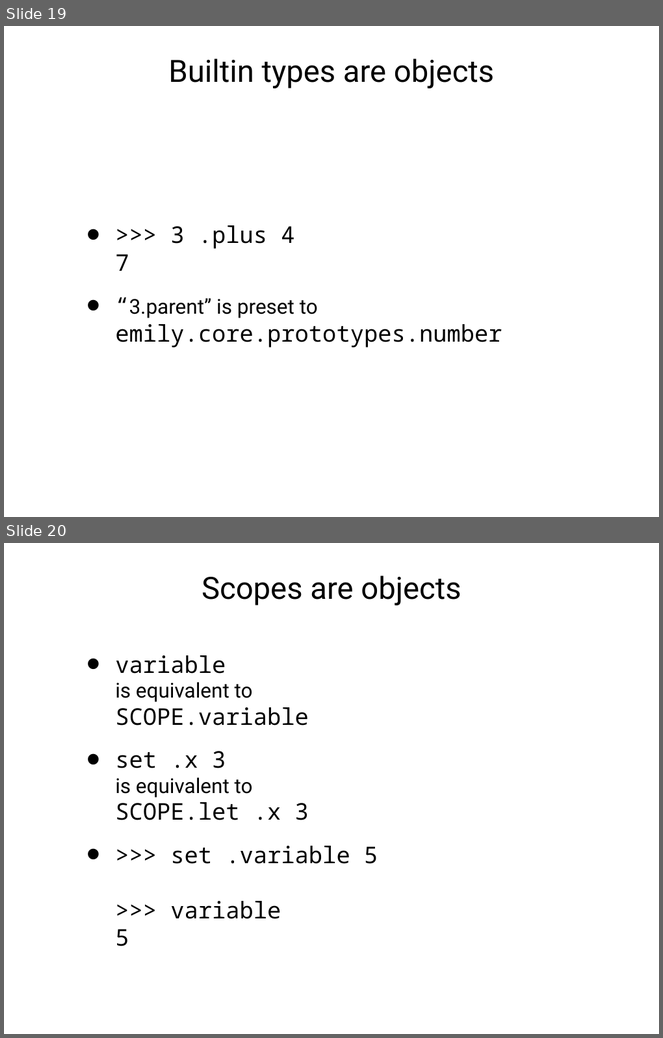
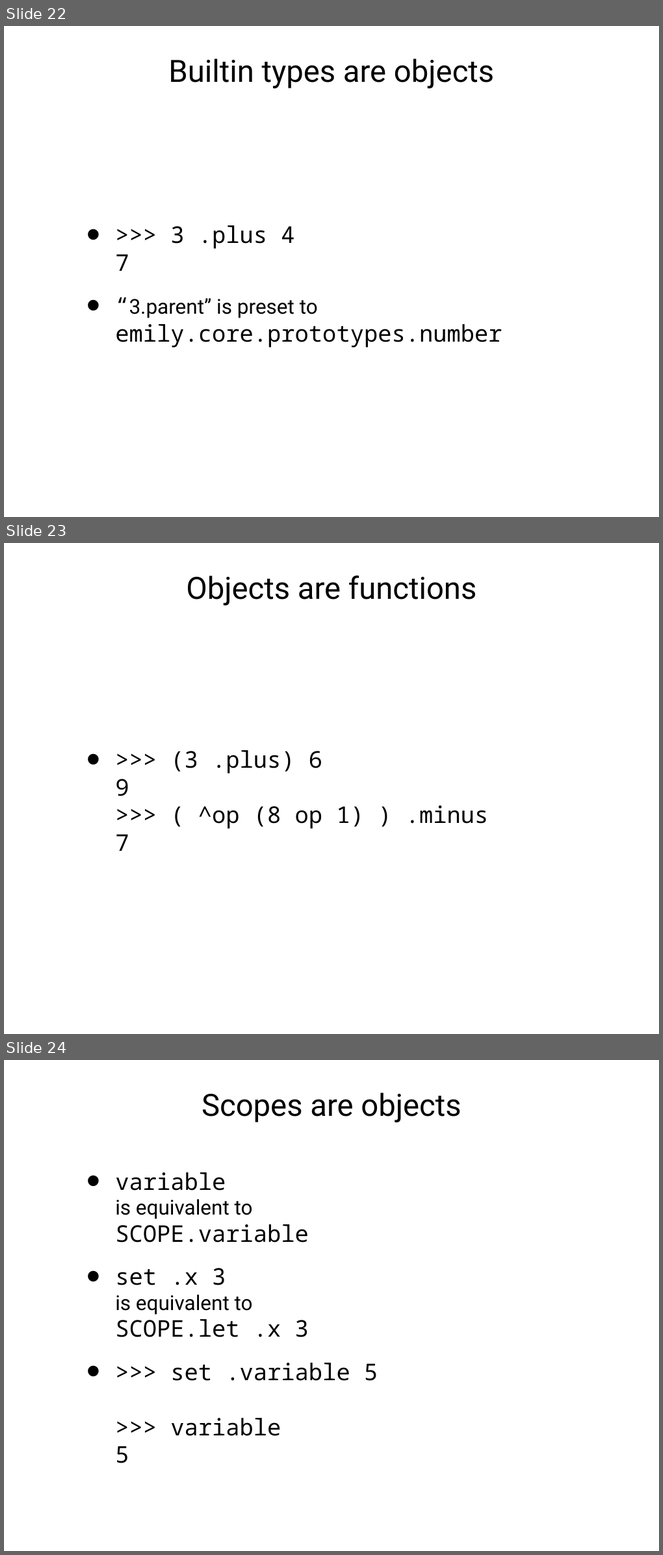
Before and after one commit to degoes-consulting/lambdaconf-2015, a slide deck: speakers/mcclure/IntroducingEmily0515_PPT.ppt. Shown one above the other, each under a label of ours: slides 19 and 20 before the commit, slides 22, 23 and 24 after it. The pictures are 663x1038 and 663x1555 pixels, drawn with LibreOffice and Linux fonts; fonts in the diff are those of the drawing. Boxes give left, top, right and bottom in pixels: in the first picture for what was removed or moved away, otherwise in the second. Text is boxed around its words. In the diff, an @@ line names an element or a change of style, - is before the commit and + after.

```diff
--- a/speakers/mcclure/IntroducingEmily0515_PPT.ppt
+++ b/speakers/mcclure/IntroducingEmily0515_PPT.ppt
@@ slide 23 added at box(4, 543, 659, 1034), background #FFFFFF @@
@@ title added at box(186, 575, 477, 605), 48 pt, text #000000 @@
+Objects are functions
@@ text added at box(115, 750, 489, 851), 36 pt, text #000000 @@
+• >>> (3 .plus) 6
+  9
+  >>> ( ^op (8 op 1) ) .minus
+  7
@@ what was slide 19 is now slide 22 @@
@@ what was slide 20 is now slide 24 @@
```
Also in this commit, not shown: 14 slides changed, 4 other slides added, 2 other files.
